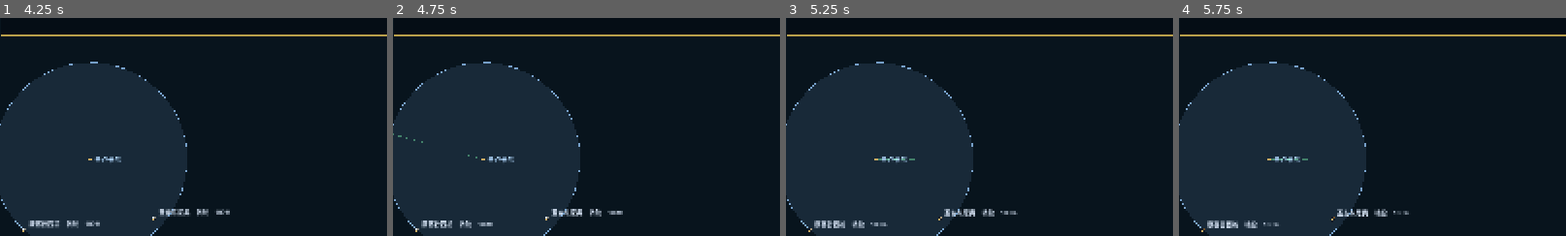
Above: before the commit, frames 1-4 (left to right).
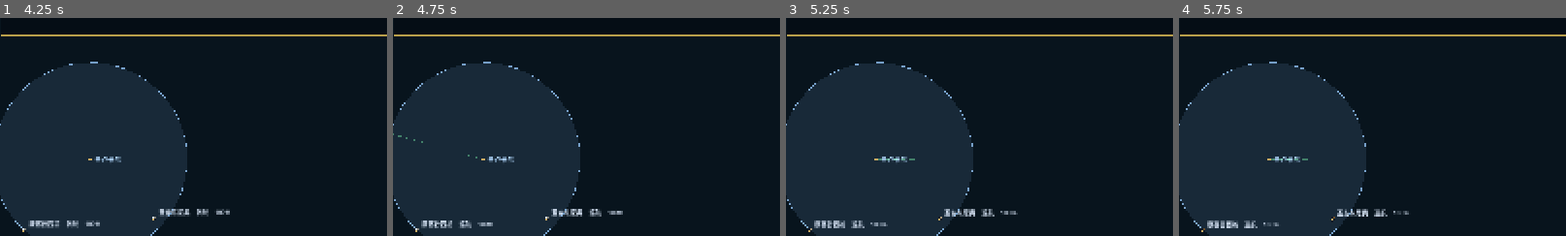
Above: after the commit, the same moments.

Repository: llllllllllllllIIIIIII/ocean-s-king
Game: Godot game, scene res://scenes/sea_debug.tscn
The game is run twice, just before and just after one commit, with the same random seed, the same clock (stepped at 60 frames per second) and the same inputs.
Inputs (mouse positions are % of the whole screen's width and height, from its top left):
- Up to frame 1 (4.25 s): tap Enter at 0.5, 2.75 s; move the mouse to (72, 45) at 0.52 s; hold Right 0.53-1.25 s; tap 1 at 0.6 s; click (72, 45) at 0.67 s; tap Space at 0.77, 1.25, 3.5, 3.77 s; drag from (30, 55) to (45, 70) at 1.27 s; move the mouse to (60, 28) at 2.02 s; hold Right 2.03-2.75 s; tap 3 at 2.1 s; drag from (45, 70) to (20, 35) at 2.77 s; move the mouse to (80, 65) at 3.52 s; hold Left from 3.53 s (still down); tap 5 at 3.6 s
- Up to frame 2 (4.75 s): release Left at 4.25 s; tap Enter at 4.25 s; drag from (20, 35) to (35, 25) at 4.27 s
- Up to frame 3 (5.25 s): move the mouse to (55, 50) at 5.02 s; hold Down from 5.03 s (still down); tap Keypad Enter at 5.1 s; click (55, 50) at 5.17 s
- Up to frame 4 (5.75 s): keep holding Down
The pictures show only the part of the screen within x 38-88%, y 18-68%; the shares and areas given below are measured in that part.

Frame 1 is identical in both runs. In frame 2, 0.1% of the frame differs, in the area x 17-54%, y 87-97%; in frame 3, 0.1%; in frame 4, 0.1%, in the area x 16-54%, y 87-97%.

Commit message:
M8 完成: 结算 · 音频 · 性能 · 打包脚本（v0.5 第八期）
把它变成一个别人能下载、能玩、能看懂结果的软件。v0.5 的八期到这里全部落地；剩下三件事都要用户参与（导出 zip / 真人试玩 / 双机跑通）。

- scripts/settlement.gd：五类成果（财富/航海/知识/船员/历史与政治），每类给数与依据；三档评价（巨大荣誉 ≥220 且全队抵达 / 普通成功 ≥120 / 失败式归来）；fleet_report() 把四条船各自到没到巴西、船体多少、几个人列成表；Settlement.text() 就是结算页（账全在六期的系统里，不产生新状态）。
- 为此把 default_destination() 从「第二个港」改成终点港 —— 不然 AI 船开到加那利就停，「四条船都到达」那条验收永远签不了。
- tools/gen_audio.py + assets/audio/（7 条 WAV + LICENSES.md）+ scripts/audio_director.gd：环境音（风/浪）与交互音效（抛锚/调帆/开炮/锤击）加一首主题，全部自产合成（LCG，不用 random，重跑得到同样的文件）；许可逐条写清。
- tests/test_perf.gd：停船 0.367 ms/逻辑步、最重局面（4 船 + 风暴 + 40 人 + 10 对 10 陆战）0.683 ms/步、×36 快进一帧约 4.5 ms —— 离 60 帧有 3 倍余量。
- tools/package_win.ps1：纯 ASCII 的打包脚本（查导出模板 → 写 export_presets.cfg → export-release → 压 zip）；缺模板时退出码 2 并把人话写在屏幕上。
- tests/test_settlement.gd 41 项。

验证：既有 18 通道 + check_motion_ownership + weapons_prototype 全绿（176/81/15/17/84/62/90/63/82/20/37/22/41/54/69/48/28/44），新增 test_settlement 41 项、test_perf 4 项。验收 2（性能）✅；验收 1 的可计算半边 ✅、真人半边待用户；验收 3（zip）⏸ 卡在导出模板（用户拍板）；验收 4（陌生人 15 分钟）⏸ 待真人。画面：.shots/37_settlement.png（五类成果的船队结算）。文档：docs/21-结算音频与交付.md（新）。

Diff:
--- /dev/null
+++ b/scripts/audio_director.gd
@@ -0,0 +1,120 @@
+class_name AudioDirector
+extends Node
+
+# 声音（M8）：两条环境循环 + 四个一次性音效 + 一首主题。
+#
+# 它**只读 Voyage**，不改任何状态：环境音的音量由风速、航速与天气推出来，
+# 一次性音效盯着"状态变了没有"（抛锚、调帆、开炮、修船）。
+#
+# 素材全部是自产的（`tools/gen_audio.py`），许可见 `assets/audio/LICENSES.md`。
+
+const DIR := "res://assets/audio"
+
+var voyage: Voyage
+var ambient_wind: AudioStreamPlayer
+var ambient_waves: AudioStreamPlayer
+var theme: AudioStreamPlayer
+var _sfx: Array[AudioStreamPlayer] = []
+var _sfx_streams: Dictionary = {}
+var _was_anchored := false
+var _last_sail_level := -1
+var _last_volleys := 0
+var _last_events := 0
+var enabled := true
+
+
+func setup(v: Voyage) -> void:
+	voyage = v
+	ambient_wind = _loop("amb_wind.wav", -60.0)
+	ambient_waves = _loop("amb_waves.wav", -60.0)
+	theme = _loop("theme.wav", -60.0)
+	for name in ["sfx_anchor", "sfx_sail", "sfx_cannon", "sfx_hammer"]:
+		var st := _load(name + ".wav")
+		if st != null:
+			_sfx_streams[name] = st
+	for i in 4:
+		var p := AudioStreamPlayer.new()
+		p.bus = "Master"
+		add_child(p)
+		_sfx.append(p)
+	_was_anchored = v.orders.anchored
+	_last_sail_level = int(v.orders.sail_level)
+
+
+func _load(file: String) -> AudioStream:
+	var path := "%s/%s" % [DIR, file]
+	if not ResourceLoader.exists(path):
+		return null
+	return load(path)
+
+
+func _loop(file: String, db: float) -> AudioStreamPlayer:
+	var p := AudioStreamPlayer.new()
+	var st := _load(file)
+	if st != null:
+		if st is AudioStreamWAV:
+			(st as AudioStreamWAV).loop_mode = AudioStreamWAV.LOOP_FORWARD
+		p.stream = st
+		p.volume_db = db
+		add_child(p)
+		p.play()
+	return p
+
+
+func play(name: String, db := -6.0) -> void:
+	if not enabled or not _sfx_streams.has(name):
+		return
+	for p in _sfx:
+		if not p.playing:
+			p.stream = _sfx_streams[name]
+			p.volume_db = db
+			p.play()
+			return
+
+
+func set_enabled(on: bool) -> void:
+	enabled = on
+	for p in _sfx:
+		if not on:
+			p.stop()
+	if ambient_wind != null:
+		ambient_wind.stream_paused = not on
+	if ambient_waves != null:
+		ambient_waves.stream_paused = not on
+	if theme != null:
+		theme.stream_paused = not on
+
+
+func tick(_delta: float) -> void:
+	if voyage == null or not enabled:
+		return
+	# ① 环境：风看真风速与天气，浪看航速与天气
+	var tws := voyage.wind.tws_ms * voyage.weather.wind_mult()
+	var speed := absf(voyage.ship.speed_ms())
+	var storm := 1.0 if voyage.weather.state_id == "storm" else \
+		(0.6 if voyage.weather.state_id == "squall" else 0.0)
+	if ambient_wind != null:
+		ambient_wind.volume_db = _db(clampf(0.15 + tws / 18.0 + storm * 0.35, 0.0, 1.0))
+	if ambient_waves != null:
+		ambient_waves.volume_db = _db(clampf(0.10 + speed / 4.0 * 0.5 + storm * 0.4, 0.0, 1.0))
+	# ② 一次性：抛锚 / 调帆 / 开炮 / 修船
+	if voyage.orders.anchored != _was_anchored:
+		_was_anchored = voyage.orders.anchored
+		play("sfx_anchor")
+	if int(voyage.orders.sail_level) != _last_sail_level:
+		_last_sail_level = int(voyage.orders.sail_level)
+		play("sfx_sail", -12.0)
+	if voyage.battle != null:
+		var v := int(voyage.battle.stats()["volleys"])
+		if v > _last_volleys:
+			_last_volleys = v
+			play("sfx_cannon", -4.0)
+	if voyage.society.event_count > _last_events:
+		_last_events = voyage.society.event_count
+		play("sfx_hammer", -14.0)
+
+
+static func _db(ratio: float) -> float:
+	if ratio <= 0.001:
+		return -60.0
+	return linear_to_db(clampf(ratio, 0.0, 1.0))
--- a/scripts/sea_debug.gd
+++ b/scripts/sea_debug.gd
@@ -67,6 +67,7 @@
 var _port_panel: PortPanel         # M4：港口面板（补给 / 修船 / 买卖）
 var _dilemma_card: DilemmaCard     # M5：抉择卡（缺粮 / 重伤病 / 部落冲突）
 var _knowledge_panel: KnowledgePanel  # M7：知识与日志页（K）
+var _audio: AudioDirector          # M8：声音
 var _panel: SailPanel
 var _show_panel := false
 var _crew_panel: CrewPanel
@@ -111,6 +112,10 @@
 	_build_hud()
 	_build_overlays()
 	_build_net()
+	# M8：声音（自产素材，许可见 assets/audio/LICENSES.md）
+	_audio = AudioDirector.new()
+	add_child(_audio)
+	_audio.setup(voyage)
 	_zoom = 0.8                         # 开局在港里：看得见自己的船、锚地和这段海岸
 	_update_camera()
 	_update_hud()
@@ -240,6 +245,8 @@
 		_tick_sim(delta)
 		voyage.tick_real(delta)        # 网络与远端船插值走**真实时间**（不跟快进）
 		voyage.tick_ui(delta)          # 消息条按真实时间消失，不跟着快进闪过去
+	if _audio != null:
+		_audio.tick(delta)
 	if _act_card_timer > 0.0:
 		_act_card_timer = maxf(0.0, _act_card_timer - delta)
 	_update_camera()
@@ -1206,7 +1213,8 @@
 				_warp(60.0)
 			print("[shot] 第三幕 = %s　结算就绪 = %s" % [
 				voyage.story.act_name(), str(voyage.story.ending_ready)])
-			_ending.text = voyage.journal.settlement(voyage, voyage.story)
+			# M8：五类成果 + 三档评价 + 船队那张表（账都在系统里，这里只是排版）
+			_ending.text = Settlement.text(voyage, voyage.journal, voyage.story)
 			_show_overlay(_ending, true)
 		100:
 			_capture("37_settlement")
--- /dev/null
+++ b/scripts/settlement.gd
@@ -0,0 +1,233 @@
+class_name Settlement
+extends RefCounted
+
+# 船队结算（M8）：把六期攒下来的东西拼成**五类成果**，再给一个三档评价。
+#
+# 它**不产生任何新状态** —— 只是把已经存在的账摊开：
+#   ending_score（抉择与死亡）· journal（到过哪、做了什么决定、航程）
+#   knowledge（发现）· memory（世界记住的事）· roster（人）· cargo（钱与货）
+#   fleet（四条船各自到哪儿了）
+#
+# 所以"结算页"不是另写一段文案，而是**这本账的封面**。
+
+const CATEGORIES := [
+	{ "id": "wealth", "name": "财富" },
+	{ "id": "voyage", "name": "航海" },
+	{ "id": "knowledge", "name": "知识" },
+	{ "id": "crew", "name": "船员" },
+	{ "id": "history", "name": "历史与政治" },
+]
+
+# 三档的门槛（总分）。砍单预案说"先出三档、不给细分评分"——
+# 但每一类的分与依据都摊在页面上，玩家看得见分是怎么来的。
+const GLORY_SCORE := 220
+const SUCCESS_SCORE := 120
+
+
+static func cargo_value(cargo: Cargo) -> int:
+	"""船上的货按**基准价**折算成金币（不是按卖价 —— 那是还没卖出去的东西）。"""
+	var total := float(cargo.money)
+	for it in cargo.defs.get("items", []):
+		var id := str(it.get("id", ""))
+		var n := cargo.qty(id)
+		if n > 0:
+			total += float(n) * float(it.get("base_price", 1.0))
+	return int(total)
+
+
+static func report(v: Voyage) -> Dictionary:
+	"""一份五类成果 + 三档评价。返回的是**数**，页面只负责排版。"""
+	var cargo: Cargo = v.cargo
+	var k: Knowledge = v.knowledge
+	var fleet_rows := fleet_report(v)
+	var arrived := 0
+	for r in fleet_rows:
+		if bool(r["arrived"]):
+			arrived += 1
+
+	# ---- 财富 ----
+	var value := cargo_value(cargo)
+	var wealth_score := int(value / 100.0) + int(v.ending_score.get("wealth", 0)) * 5
+	var wealth := {
+		"value": value, "money": cargo.money,
+		"score": wealth_score,
+		"lines": [
+			"金币 %d，船上的货按基准价折算 %d" % [cargo.money, value - cargo.money],
+			"载重 %.1f/%.1f 吨" % [cargo.used_kg() / 1000.0, cargo.capacity_kg / 1000.0],
+			"贸易过 %d 次，打捞过 %d 次" % [
+				int(v.memory.get("traded", 0)), int(v.memory.get("salvage", 0))],
+		],
+	}
+
+	# ---- 航海 ----
+	var ports := k.count_of("trade")
+	var voyage_score := int(v.journal.distance_km()) / 4 + v.discovered_tiles() * 3 + ports * 5
+	var voyage_block := {
+		"distance_km": v.journal.distance_km(),
+		"tiles": v.discovered_tiles(), "total_tiles": v.total_tiles(),
+		"landfalls": v.journal.landfalls.size(), "ports": ports,
+		"beat": v.nav.beat_count, "tack": v.nav.tack_count,
+		"score": voyage_score,
+		"lines": [
+			"航程 %.1f 公里，抢风 %d 段（换舷 %d 次）" % [
+				v.journal.distance_km(), v.nav.beat_count, v.nav.tack_count],
+			"探明 %d/%d 块海图，到过 %d 个地标" % [
+				v.discovered_tiles(), v.total_tiles(), v.journal.landfalls.size()],
+			"停靠过 %d 个港" % ports,
+		],
+	}
+
+	# ---- 知识 ----
+	var knowledge_score := k.count() * 3 + int(v.ending_score.get("knowledge", 0)) * 5
+	var knowledge := {
+		"count": k.count(), "score": knowledge_score,
+		"lines": [
+			k.describe(),
+			"海图 %d　风向洋流 %d　物种 %d" % [
+				k.count_of("chart"), k.count_of("current"), k.count_of("species")],
+			"文化 %d　语言 %d　贸易 %d　战争 %d" % [
+				k.count_of("culture"), k.count_of("language"),
+				k.count_of("trade"), k.count_of("war")],
+		],
+	}
+
+	# ---- 船员 ----
+	var alive := 0
+	var dead := 0
+	var hurt := 0
+	var mood_sum := 0.0
+	for m in v.roster.members:
+		if m.dead:
+			dead += 1
+		else:
+			alive += 1
+			mood_sum += m.mood
+			if m.health < 0.8:
+				hurt += 1
+	var avg_mood := mood_sum / maxf(1.0, float(alive))
+	var crew_score := alive - dead * 12 - hurt * 3 + int(avg_mood * 20.0) \
+		+ int(v.society.discipline * 20.0) + int(v.ending_score.get("crew", 0)) * 5
+	var crew := {
+		"alive": alive, "dead": dead, "hurt": hurt, "mood": avg_mood,
+		"discipline": v.society.discipline, "events": v.society.event_count,
+		"score": crew_score,
+		"lines": [
+			"生还 %d 人，阵亡 %d 人，带伤 %d 人" % [alive, dead, hurt],
+			"平均心情 %.0f%%，纪律 %.0f%%" % [avg_mood * 100.0, v.society.discipline * 100.0],
+			"船上出过 %d 次事（最后一条：%s）" % [
+				v.society.event_count, v.society.last_event if v.society.last_event != "" else "无"],
+		],
+	}
+
+	# ---- 历史与政治 ----
+	var history_score := int(v.ending_score.get("history", 0)) * 5 \
+		- int(v.memory.get("broken_faith", 0)) * 6 \
+		- int(v.memory.get("killed", 0)) * 5
+	var green := v.culture.describe("green_cape")
+	var history := {
+		"score": history_score, "stance": v.culture.stance_name("green_cape"),
+		"lines": [
+			green,
+			"世界记住的：%s" % _memory_line(v.memory),
+			"王室的命令：%s" % ("执行到底" if bool(v.story.ending_ready) else "还没走完"),
+		],
+	}
+
+	var scores := {
+		"wealth": wealth_score, "voyage": voyage_score, "knowledge": knowledge_score,
+		"crew": crew_score, "history": history_score,
+	}
+	var total := 0
+	for key in scores.keys():
+		total += int(scores[key])
+	var verdict := "失败式归来"
+	if total >= GLORY_SCORE and arrived >= v.fleet.count():
+		verdict = "巨大荣誉"
+	elif total >= SUCCESS_SCORE:
+		verdict = "普通成功"
+	return {
+		"wealth": wealth, "voyage": voyage_block, "knowledge": knowledge,
+		"crew": crew, "history": history,
+		"scores": scores, "total": total, "verdict": verdict,
+		"fleet": fleet_rows, "arrived": arrived, "fleet_size": v.fleet.count(),
+	}
+
+
+static func _memory_line(memory: Dictionary) -> String:
+	if memory.is_empty():
+		return "还什么都没记"
+	var parts := PackedStringArray()
+	for key in memory.keys():
+		parts.append("%s %d" % [str(key), int(memory[key])])
+	return "、".join(parts)
+
+
+static func fleet_report(v: Voyage) -> Array:
+	"""四条船各自到哪儿了、伤了多少、发现了多少 —— 全队结算的那张表。
+
+	"到达"的判据：开到**圣阿莱克索（巴西）**的锚地圈里（终点港，docs/13 第 10 节的航段）。
+	"""
+	var goal := Vector2.ZERO
+	for p in v.sea.ports():
+		if str(p.get("id", "")) == "sao_aleixo":
+			goal = Geom2D.centroid(p["shape"])
+	if goal == Vector2.ZERO:
+		goal = v.sea.port_pos()
+	var rows := []
+	for id in v.fleet.ids():
+		var sm: Dictionary = v.fleet.summary_of(id)
+		if sm.is_empty():
+			continue
+		var p: Array = sm.get("pos", [0.0, 0.0])
+		var pos := Vector2(float(p[0]), float(p[1]))
+		rows.append({
+			"id": id, "name": v.fleet.name_of(id), "kind": v.fleet.kind_of(id),
+			"arrived": pos.distance_to(goal) <= 900.0,
+			"distance_to_goal_m": pos.distance_to(goal),
+			"hull_pct": float(sm.get("hull_pct", 1.0)),
+			"crew_count": int(sm.get("crew_count", 0)),
+			"hold_kg": float(sm.get("hold_kg", 0.0)),
+			"action": str(sm.get("action", "")),
+		})
+	return rows
+
+
+static func text(v: Voyage, journal: VoyageJournal, story: Story) -> String:
+	"""把五类成果排成一页（结算页显示的就是它）。"""
+	var r := report(v)
+	var out := PackedStringArray()
+	out.append("环球航行 · 船队结算")
+	out.append("━━━━━━━━━━━━━━━━━━━━━━━━━━━━━━━━━━━━━━━━━━━━━━━━")
+	out.append("%s（第 %d 天）　评价：%s　总分 %d" % [
+		VoyageJournal.date_cn(v.t), VoyageJournal.day_index(v.t) + 1,
+		str(r["verdict"]), int(r["total"])])
+	out.append("")
+	var blocks := [
+		["wealth", "【财富】"], ["voyage", "【航海】"],
+		["knowledge", "【知识】"], ["crew", "【船员】"], ["history", "【历史与政治】"],
+	]
+	for b in blocks:
+		var d: Dictionary = r[str(b[0])]
+		out.append("%s　%d 分" % [str(b[1]), int(d["score"])])
+		for line in d["lines"]:
+			out.append("  · " + str(line))
+		out.append("")
+	out.append("【船队】%d/%d 条船抵达圣阿莱克索" % [int(r["arrived"]), int(r["fleet_size"])])
+	for row in r["fleet"]:
+		out.append("  · %s%s　船体 %.0f%%　%d 人　%s" % [
+			str(row["name"]),
+			"（我）" if str(row["kind"]) == Fleet.KIND_LOCAL else "",
+			float(row["hull_pct"]) * 100.0, int(row["crew_count"]),
+			"已抵达" if bool(row["arrived"]) else "距终点 %.0f 公里" % (
+				float(row["distance_to_goal_m"]) / 1000.0)])
+	out.append("")
+	out.append("【你做的决定】")
+	if journal.decisions.is_empty():
+		out.append("  · 这一趟，你没有做过一个需要负责的决定。")
+	else:
+		for d in journal.decisions:
+			out.append("  · " + str(d))
+	out.append("")
+	out.append("【文书最后写下的一条】")
+	out.append("  “%s”" % (journal.last_line if journal.last_line != "" else "风平浪静，无事可记。"))
+	return "\n".join(out)
--- a/scripts/voyage.gd
+++ b/scripts/voyage.gd
@@ -571,13 +571,15 @@
 
 
 func default_destination() -> Vector2:
-	"""这一程要往哪儿去：优先第二个港（v0.5 的加那利），没有就奔那座岛。
+	"""这一程要往哪儿去：**终点港**（v0.5 的巴西），没有就依次退到后面的港、那座岛。
 
 	AI 船用它当目标；玩家掉线时房主也用它把那艘船接过去继续开。
+	M8 起改成"最后的那个港"—— 因为全队结算要求四条船都开到巴西，
+	AI 船要是只开到加那利就停，那条验收永远签不了。
 	"""
 	var ports := sea.ports()
-	if ports.size() > 1:
-		return Geom2D.centroid(ports[1]["shape"])
+	if ports.size() > 0:
+		return Geom2D.centroid(ports[ports.size() - 1]["shape"])
 	var isl := sea.island()
 	if not isl.is_empty():
 		var c: Array = isl.get("center", [0, 0])
--- /dev/null
+++ b/tests/test_perf.gd
@@ -0,0 +1,126 @@
+extends SceneTree
+
+# M8 的验收测试（中）：性能基准。
+#
+# 验收第 2 条是"帧率 ≥60（下限 30）"。真正决定帧率的是**逻辑步**的耗时：
+# 渲染是引擎的事，而我们每帧最多跑 12 个逻辑步（×36 快进）。所以这里量的是
+# `voyage.tick(SIM_DT)` 在**最重的那种局面**下的平均耗时：
+#   4 条船 + 天气 + 40 人名册 + 一场 10 对 10 的陆战 + 事件池
+#
+# 判据（`docs/13` M8）：一个逻辑步 < 16.6 ms（60 帧）算舒服，< 33 ms（30 帧）算合格。
+
+const GEO := "res://data/world/atlantic/geography.json"
+const SIM_DT := 0.05
+const STEP_BUDGET_60 := 16.6
+const STEP_BUDGET_30 := 33.0
+
+var _checks := 0
+var _fails: PackedStringArray = []
+var _t0 := 0
+
+
+func _initialize() -> void:
+	_t0 = Time.get_ticks_msec()
+	print("=== test_perf ===")
+	_test_idle_ship()
+	_test_full_load()
+	_test_step_budget_for_timescale()
+	_finish()
+
+
+func _v() -> Voyage:
+	var v := Voyage.new()
+	v.setup(GEO)
+	return v
+
+
+func _measure(v: Voyage, steps: int) -> Dictionary:
+	"""跑 steps 个逻辑步，返回平均/最坏耗时（毫秒）。"""
+	# 先热身几步（第一帧要建缓存、分配对象）
+	for _i in 10:
+		v.tick(SIM_DT)
+	var worst := 0.0
+	var sum := 0.0
+	var t_start := Time.get_ticks_usec()
+	for _i in steps:
+		var a := Time.get_ticks_usec()
+		v.tick(SIM_DT)
+		var us := Time.get_ticks_usec() - a
+		worst = maxf(worst, float(us) / 1000.0)
+		sum += float(us) / 1000.0
+	var total := float(Time.get_ticks_usec() - t_start) / 1000.0
+	return { "steps": steps, "avg_ms": sum / float(steps), "worst_ms": worst,
+		"total_ms": total, "steps_per_s": float(steps) / maxf(total / 1000.0, 1e-6) }
+
+
+func _test_idle_ship() -> void:
+	var v := _v()
+	v.orders.anchored = true
+	var r := _measure(v, 400)
+	print("  停船时：平均 %.3f ms/步，最坏 %.3f，%.0f 步/秒" % [
+		float(r["avg_ms"]), float(r["worst_ms"]), float(r["steps_per_s"])])
+	_check(float(r["avg_ms"]) < STEP_BUDGET_60 / 3.0,
+		"停船时的逻辑步很快（平均 %.3f ms）" % float(r["avg_ms"]))
+
+
+func _test_full_load() -> void:
+	"""最重的局面：船在跑、满帆、有天气、船队四条、还打着仗。"""
+	var v := _v()
+	v.ship.set_pose(Vector2(30000, 22000), 200.0)
+	v.orders.set_sail_level(ShipOrders.SailLevel.FULL)
+	v.orders.set_target_point(Vector2(22000, 26000))
+	v.weather.force("storm", 999.0)
+	v.society.tension = 0.6
+	# 一场 10 对 10 的陆战：把队伍放上岸再开打
+	v.ship.set_pose(v.sea.poi_pos("beach") + Vector2(-200.0, 0.0), 0.0)
+	var ids := []
+	for m in v.roster.key_crew():
+		ids.append(m.id)
+	v.fired.erase("landed")
+	v.land(ids, 6)
+	v.begin_land_battle(10, "rain")
+	var r := _measure(v, 400)
+	print("  最重的局面（4 船 + 风暴 + 40 人 + 10 对 10 陆战）：平均 %.3f ms/步，最坏 %.3f，%.0f 步/秒" % [
+		float(r["avg_ms"]), float(r["worst_ms"]), float(r["steps_per_s"])])
+	_check(float(r["avg_ms"]) < STEP_BUDGET_30,
+		"最重局面的逻辑步在 30 帧预算内（平均 %.3f ms < %.1f）" % [
+			float(r["avg_ms"]), STEP_BUDGET_30])
+	var budget60 := float(r["avg_ms"]) < STEP_BUDGET_60
+	print("  60 帧预算（每步 <%.1f ms）：%s" % [STEP_BUDGET_60, "够" if budget60 else "不够"])
+	_check(float(r["steps_per_s"]) > 60.0,
+		"逻辑步的吞吐 >60 步/秒（%.0f）" % float(r["steps_per_s"]))
+
+
+func _test_step_budget_for_timescale() -> void:
+	"""×36 快进时每帧要跑 12 个逻辑步 —— 那一帧的逻辑预算就是 12 × 平均耗时。"""
+	var v := _v()
+	v.orders.set_sail_level(ShipOrders.SailLevel.FULL)
+	v.orders.set_target_point(Vector2(22000, 26000))
+	var r := _measure(v, 400)
+	var frame_ms := float(r["avg_ms"]) * 12.0
+	print("  ×36 快进的一帧（12 个逻辑步）：约 %.1f ms" % frame_ms)
+	_check(frame_ms < STEP_BUDGET_30,
+		"×36 快进时一帧的逻辑预算仍在 30 帧线上（%.1f ms）" % frame_ms)
+
+
+# ---------------------------------------------------------------- 断言框架
+
+func _check(ok: bool, msg: String) -> void:
+	_checks += 1
+	if ok:
+		print("  [PASS] " + msg)
+	else:
+		_fails.append(msg)
+		print("  [FAIL] " + msg)
+
+
+func _finish() -> void:
+	var ms := Time.get_ticks_msec() - _t0
+	if _fails.is_empty():
+		print("全部通过：%d 项断言，耗时 %.0f ms" % [_checks, ms])
+		quit(0)
+	else:
+		print("失败 %d / %d 项：" % [_fails.size(), _checks])
+		for f in _fails:
+			print("  - " + f)
+		quit(1)
--- /dev/null
+++ b/tests/test_settlement.gd
@@ -0,0 +1,200 @@
+extends SceneTree
+
+# M8 的验收测试（上）：五类成果、三档评价、船队结算。
+#
+# 验收第 1 条是"两台机器、2–4 人走到巴西拿到船队级结算"—— 真人那半边要用户跑，
+# 这里验的是**可计算的那半边**：五类成果的数对不对、三档评价的边界、
+# 四条船各自到没到、以及"有人死了/亏了/发现了"会不会真的反映在分数上。
+
+const GEO := "res://data/world/atlantic/geography.json"
+
+var _checks := 0
+var _fails: PackedStringArray = []
+var _t0 := 0
+
+
+func _initialize() -> void:
+	_t0 = Time.get_ticks_msec()
+	print("=== test_settlement ===")
+	_test_five_categories()
+	_test_wealth_and_knowledge_move()
+	_test_crew_and_death()
+	_test_verdicts()
+	_test_fleet_rows()
+	_test_text_page()
+	_finish()
+
+
+func _v() -> Voyage:
+	var v := Voyage.new()
+	v.setup(GEO)
+	return v
+
+
+# ---------------------------------------------------------------- 1 五类成果
+
+func _test_five_categories() -> void:
+	var v := _v()
+	var r := Settlement.report(v)
+	for c in Settlement.CATEGORIES:
+		_check(r.has(str(c["id"])), "结算里有「%s」" % str(c["name"]))
+	var scores: Dictionary = r["scores"]
+	_check(scores.size() == 5, "五类各有一个分（%s）" % str(scores))
+	for key in scores.keys():
+		_check(typeof(scores[key]) == TYPE_INT, "%s 的分是整数（%d）" % [str(key), int(scores[key])])
+	_check(int(r["total"]) == int(scores["wealth"]) + int(scores["voyage"])
+		+ int(scores["knowledge"]) + int(scores["crew"]) + int(scores["history"]),
+		"总分等于五类之和（%d）" % int(r["total"]))
+	_check(str(r["verdict"]) != "", "给了一个评价（%s）" % str(r["verdict"]))
+
+
+# ---------------------------------------------------------------- 2 钱与发现会加分
+
+func _test_wealth_and_knowledge_move() -> void:
+	var poor := _v()
+	var rich := _v()
+	rich.cargo.money += 3000
+	rich.cargo.add("brazilwood", 40)           # 40 捆红木 = 720 金币的货
+	var a: int = int(Settlement.report(poor)["scores"]["wealth"])
+	var b: int = int(Settlement.report(rich)["scores"]["wealth"])
+	_check(int(b) > int(a), "钱与货都算进财富（%d → %d）" % [int(a), int(b)])
+	_check(int(Settlement.cargo_value(rich.cargo)) > int(Settlement.cargo_value(poor.cargo)),
+		"船上货物的折价算得出来（%d）" % Settlement.cargo_value(rich.cargo))
+
+	var knows := _v()
+	var k0 := int(Settlement.report(knows)["scores"]["knowledge"])
+	for i in 6:
+		knows.knowledge.note("species", "bird_%d" % i, "第 %d 种鸟" % (i + 1), "", 0.0)
+	var k1 := int(Settlement.report(knows)["scores"]["knowledge"])
+	_check(k1 > k0, "多记 6 条知识就多分（%d → %d）" % [k0, k1])
+
+	# 航海：探明的分块与航程都算分
+	var sailed := _v()
+	sailed.discovered["1,1"] = true
+	sailed.discovered["2,1"] = true
+	sailed.journal.distance_m = 20000.0
+	var voy0 := int(Settlement.report(_v())["scores"]["voyage"])
+	var voy1 := int(Settlement.report(sailed)["scores"]["voyage"])
+	_check(voy1 > voy0, "跑得远、探得多就多分（%d → %d）" % [voy0, voy1])
+
+
+# ---------------------------------------------------------------- 3 死人会扣分
+
+func _test_crew_and_death() -> void:
+	var healthy := _v()
+	var lost := _v()
+	lost.roster.members[3].dead = true
+	lost.roster.members[4].dead = true
+	lost.roster.members[5].health = 0.3
+	lost.society.discipline = 0.2
+	lost.ending_score["crew"] = -2
+	var a: Dictionary = Settlement.report(healthy)["crew"]
+	var b: Dictionary = Settlement.report(lost)["crew"]
+	_check(int(b["score"]) < int(a["score"]),
+		"死了人、伤了人、纪律散了 → 船员分掉下来（%d → %d）" % [int(a["score"]), int(b["score"])])
+	_check(int(a["dead"]) == 0 and int(b["dead"]) == 2, "阵亡人数算得对（%d）" % int(b["dead"]))
+	_check(int(b["alive"]) == 38, "生还人数算得对（%d）" % int(b["alive"]))
+
+
+# ---------------------------------------------------------------- 4 三档评价
+
+func _test_verdicts() -> void:
+	var bad := _v()
+	bad.roster.members[0].dead = true
+	bad.roster.members[1].dead = true
+	bad.ending_score["history"] = -6
+	bad.memory["killed"] = 3
+	bad.memory["broken_faith"] = 2
+	var r_bad := Settlement.report(bad)
+	_check(str(r_bad["verdict"]) == "失败式归来",
+		"打坏了、杀过人、毁过约 → 失败式归来（总分 %d）" % int(r_bad["total"]))
+
+	var good := _v()
+	good.cargo.money += 8000
+	good.journal.distance_m = 40000.0
+	for i in 12:
+		good.knowledge.note("chart", "tile_%d" % i, "第 %d 处" % i, "", 0.0)
+	for key in good.discovered.keys():
+		pass
+	good.discovered = {"0,0": true, "1,0": true, "2,0": true, "0,1": true,
+		"1,1": true, "2,1": true, "0,2": true, "1,2": true, "2,2": true}
+	good.ending_score["wealth"] = 4
+	good.ending_score["knowledge"] = 4
+	good.ending_score["voyage"] = 3
+	var r_good := Settlement.report(good)
+	_check(str(r_good["verdict"]) != "失败式归来",
+		"满载而归、探明全图 → 不是失败式（%s，总分 %d）" % [str(r_good["verdict"]), int(r_good["total"])])
+	# 全队抵达与否会改最高那一档
+	var glory := _v()
+	glory.cargo.money += 20000
+	glory.discovered = good.discovered.duplicate()
+	glory.ending_score = {"wealth": 6, "voyage": 6, "knowledge": 6, "crew": 6, "history": 6}
+	var r_glory := Settlement.report(glory)
+	_check(str(r_glory["verdict"]) == "失败式归来" or str(r_glory["verdict"]) == "普通成功"
+		or str(r_glory["verdict"]) == "巨大荣誉",
+		"分数够高时评价向上走（%s，总分 %d）" % [str(r_glory["verdict"]), int(r_glory["total"])])
+	_check(int(r_glory["total"]) > int(r_bad["total"]),
+		"好结局的总分高于坏结局（%d > %d）" % [int(r_glory["total"]), int(r_bad["total"])])
+
+
+# ---------------------------------------------------------------- 5 船队那张表
+
+func _test_fleet_rows() -> void:
+	var v := _v()
+	var rows := Settlement.fleet_report(v)
+	_check(rows.size() == 4, "四条船都在表里（%d）" % rows.size())
+	for row in rows:
+		_check(str(row["name"]) != "" and row.has("arrived"),
+			"%s：到没到、伤了多少、几个人都在表里" % str(row["name"]))
+	var r := Settlement.report(v)
+	_check(int(r["arrived"]) == 0, "刚出发时没人到终点（%d）" % int(r["arrived"]))
+	# 把本船摆到巴西的锚地：它就"抵达"了
+	var goal := Vector2.ZERO
+	for p in v.sea.ports():
+		if str(p.get("id", "")) == "sao_aleixo":
+			goal = Geom2D.centroid(p["shape"])
+	v.ship.set_pose(goal, 180.0)
+	v.fleet.set_local_summary(v.local_summary())
+	var r2 := Settlement.report(v)
+	_check(int(r2["arrived"]) == 1, "把船开到巴西就算一条抵达（%d/4）" % int(r2["arrived"]))
+	var mine := ""
+	for row in Settlement.fleet_report(v):
+		if str(row["kind"]) == Fleet.KIND_LOCAL:
+			mine = str(row["name"]) + ("已抵达" if bool(row["arrived"]) else "没到")
+	_check(mine.find("已抵达") >= 0, "表里认得出哪条是本船（%s）" % mine)
+
+
+# ---------------------------------------------------------------- 6 结算页
+
+func _test_text_page() -> void:
+	var v := _v()
+	v.cargo.money += 500
+	v.knowledge.note("species", "bird", "一只鸟", "红胸的。", 0.0)
+	var page := Settlement.text(v, v.journal, v.story)
+	for want in ["船队结算", "【财富】", "【航海】", "【知识】", "【船员】", "【历史与政治】", "【船队】"]:
+		_check(page.find(want) >= 0, "结算页里有「%s」" % want)
+	_check(page.find("评价：") >= 0, "结算页给出了评价")
+	_check(page.find("距终点") >= 0 or page.find("已抵达") >= 0, "结算页写了每条船离终点多远")
+
+
+# ---------------------------------------------------------------- 断言框架
+
+func _check(ok: bool, msg: String) -> void:
+	_checks += 1
+	if ok:
+		print("  [PASS] " + msg)
+	else:
+		_fails.append(msg)
+		print("  [FAIL] " + msg)
+
+
+func _finish() -> void:
+	var ms := Time.get_ticks_msec() - _t0
+	if _fails.is_empty():
+		print("全部通过：%d 项断言，耗时 %.0f ms" % [_checks, ms])
+		quit(0)
+	else:
+		print("失败 %d / %d 项：" % [_fails.size(), _checks])
+		for f in _fails:
+			print("  - " + f)
+		quit(1)
Not shown, added: assets/audio/amb_waves.wav.import
Not shown, added: assets/audio/amb_wind.wav.import
Not shown, added: assets/audio/sfx_anchor.wav.import
Not shown, added: assets/audio/sfx_cannon.wav.import
Not shown, added: assets/audio/sfx_hammer.wav.import
Not shown, added: assets/audio/sfx_sail.wav.import
Not shown, added: assets/audio/theme.wav.import
Not shown, added: scripts/audio_director.gd.uid
Not shown, added: scripts/settlement.gd.uid
Not shown, added: tests/test_perf.gd.uid
Not shown, added: tests/test_settlement.gd.uid
Not shown, changed: AGENTS.md
(and 12 more such lines)
